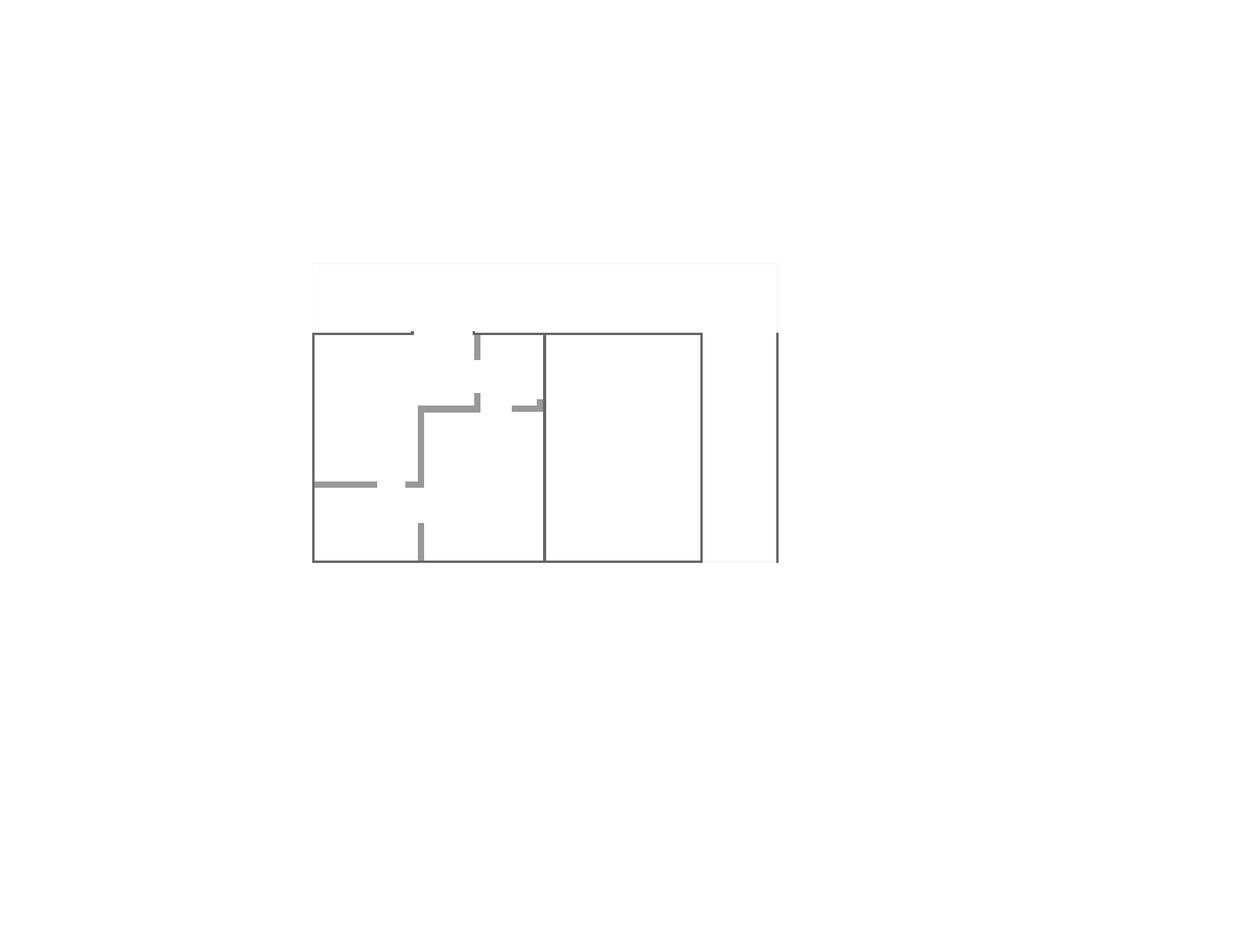
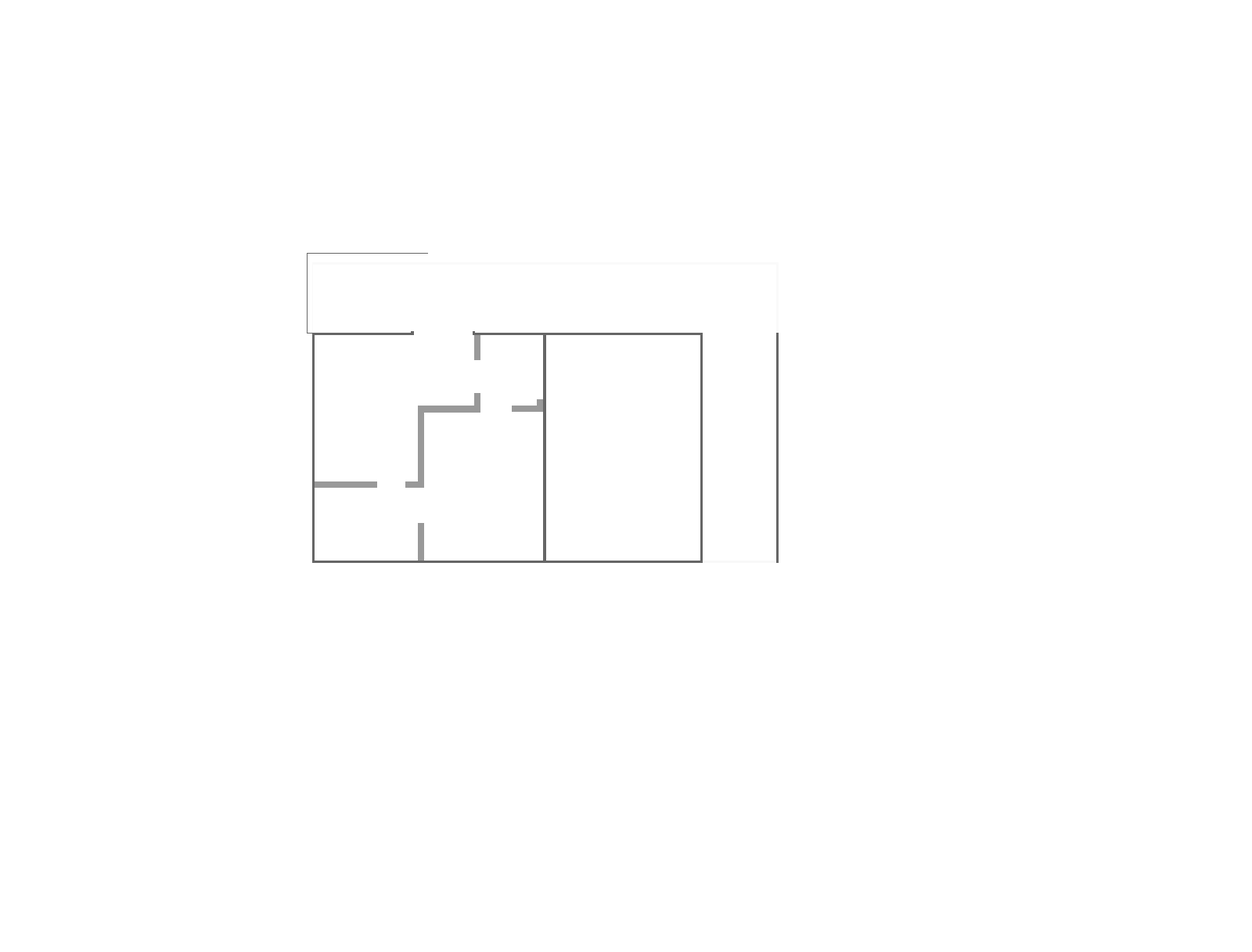
Layers edited between the first and the second 1252x952 image:
painted on "Extension" over [306, 252, 429, 334]
